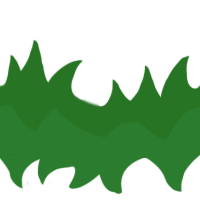
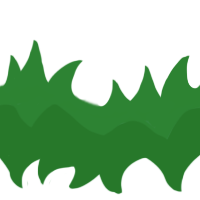
Layered file, before and after one edit (200px x 200px). Changes by layer:
added layer "Layer 2" in group "Group 2" over [left=0, top=104, right=200, bottom=194]
painted on "Layer 1" over [left=161, top=55, right=200, bottom=105]
